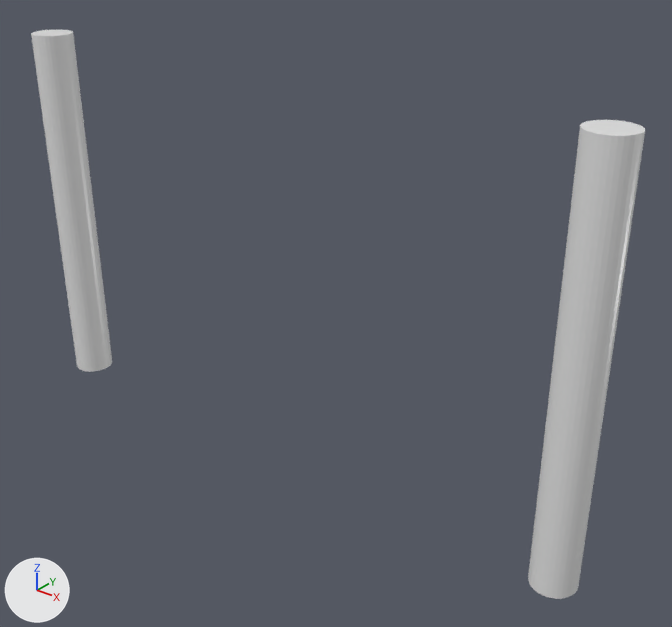
The OBJ model arcsim/meshes/rigidcloth/mask/hook_compact.obj: old version first, new version second.
The view is the same before and after, from a 50 mm camera at (1.037, -1.644, 0.819) aimed at (0.128, -0.507, 0.114). Arrows for +X, +Y and +Z are at lower left; the lights stay in place. Where no turn or scale is listed for an object, it has been applied to the vertices.

Names of what the first picture shows: 'hook_compact'.
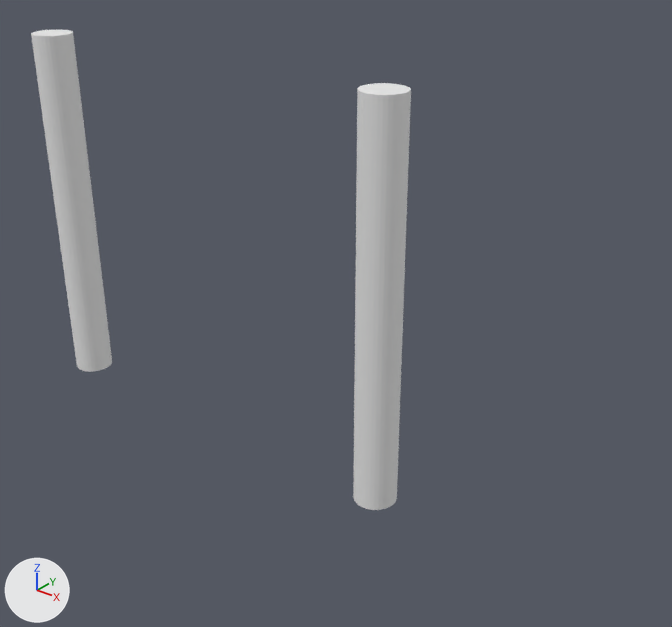
The newer file is also turned or shifted as a whole; pictures and numbers use the older file's frame.

Pixel boxes (x1, y1, x2, y2) of what changed, in the pictures (672 x 627 px; the box of a moved part takes in the faces that stretch with it):
```json
{"object": "hook_compact", "change": "reshaped", "before": [31, 30, 645, 599], "after": [31, 30, 411, 510], "on screen": "38% narrower, 16% shorter"}
{"part": 1, "of": "me_hook_compact", "change": "moved or reshaped", "before": [528, 120, 645, 599], "after": [353, 83, 411, 510]}
```

The change, as JSON lines over the scene's bpy script:
```json
{"block": "me_hook_compact", "where": "me_hook_compact.from_pydata(...)  # 128 vertices, 68 faces; spans x -0.569..0.635, y -0.588..-0.511, z -0.192..0.526"}
{"block": "me_hook_compact", "where": "# used by ob_hook_compact; location = (0.0, 0.0, 0.0)"}
{"block": "me_hook_compact", "change": "me_hook_compact part 1: the loose piece of 64 vertices spanning x 0.558..0.635, y -0.588..-0.511, z -0.192..0.526 is moved by (-0.346, 0.0, 0.0)"}
```
